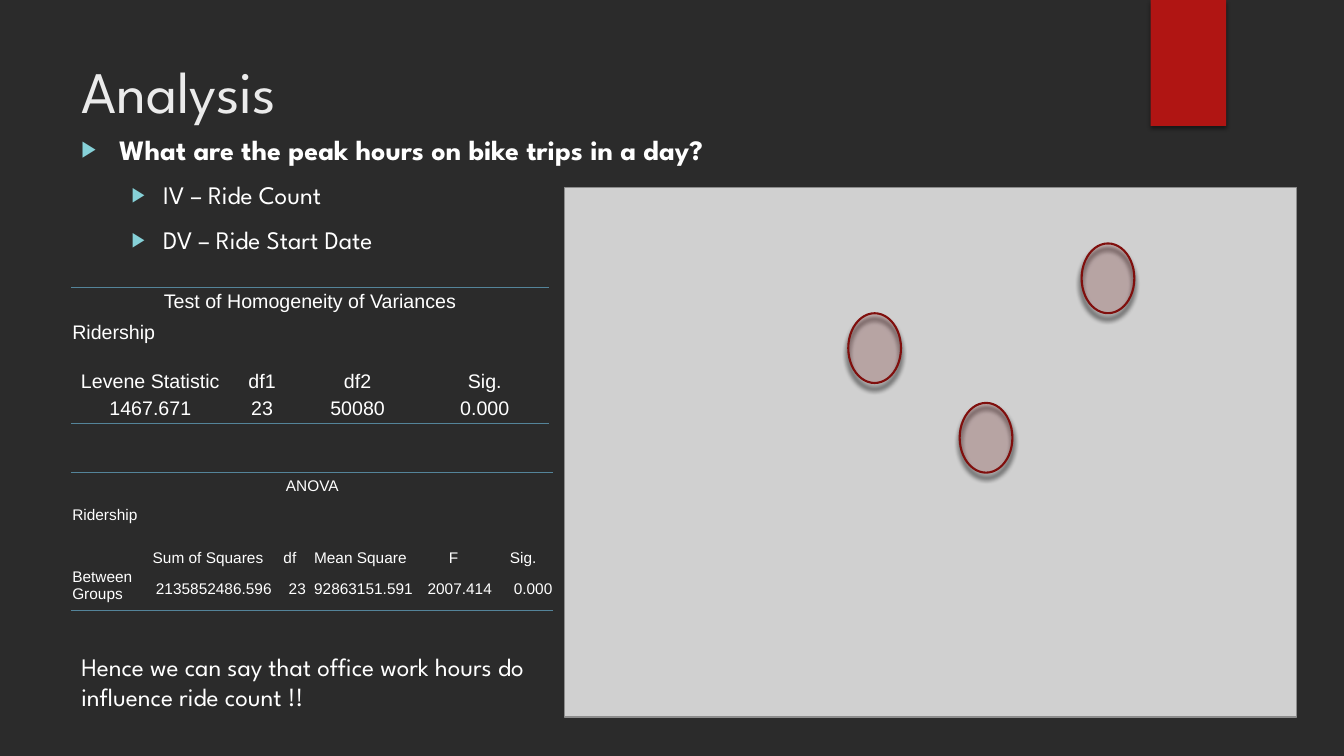
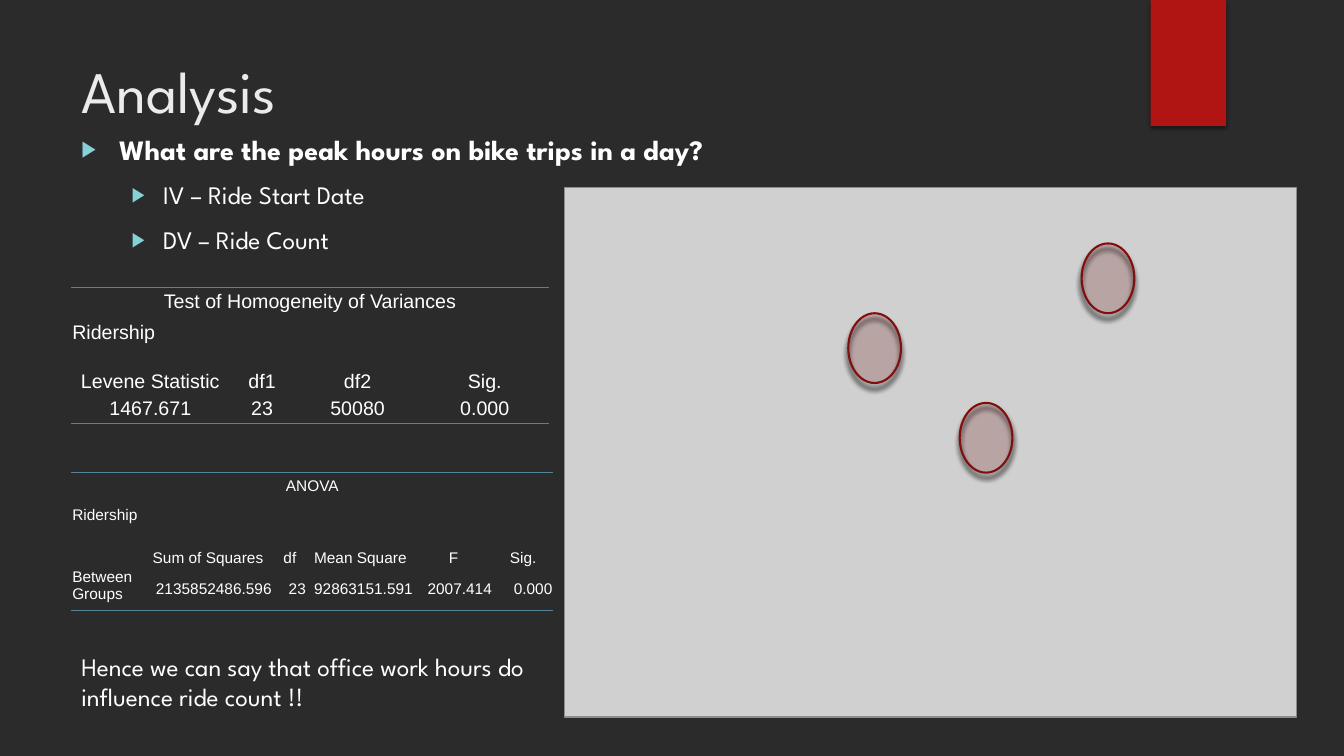
Before and after one commit to AniKarenina/INFM600_Fabulous, a slide deck: slide 12 of INFM600_0201_Fabulous_Presentation/INFM600_0201_Fabulous_ProjetPresentation.pptx. Drawn at 1344x756 pixels with LibreOffice and Linux fonts; fonts in the diff are those of the drawing; grey boxes stand for pictures; background and template pictures are left out; a plain dark background stands for a picture behind light text. Boxes give left, top, right and bottom in pixels: in the first picture for what was removed or moved away, otherwise in the second. Text is boxed around its words. In the diff, an @@ line names an element or a change of style, - is before the commit and + after.

Commit message:
fix typo

```diff
--- a/INFM600_0201_Fabulous_Presentation/INFM600_0201_Fabulous_ProjetPresentation.pptx
+++ b/INFM600_0201_Fabulous_Presentation/INFM600_0201_Fabulous_ProjetPresentation.pptx
@@ text at [163, 186, 365, 250]: text changed @@
-  ▶ IV – Ride Count
-  ▶ DV – Ride Start Date
+  ▶ IV – Ride Start Date
+  ▶ DV – Ride Count
```
Also in this commit, not shown: 1 other slide changed.
